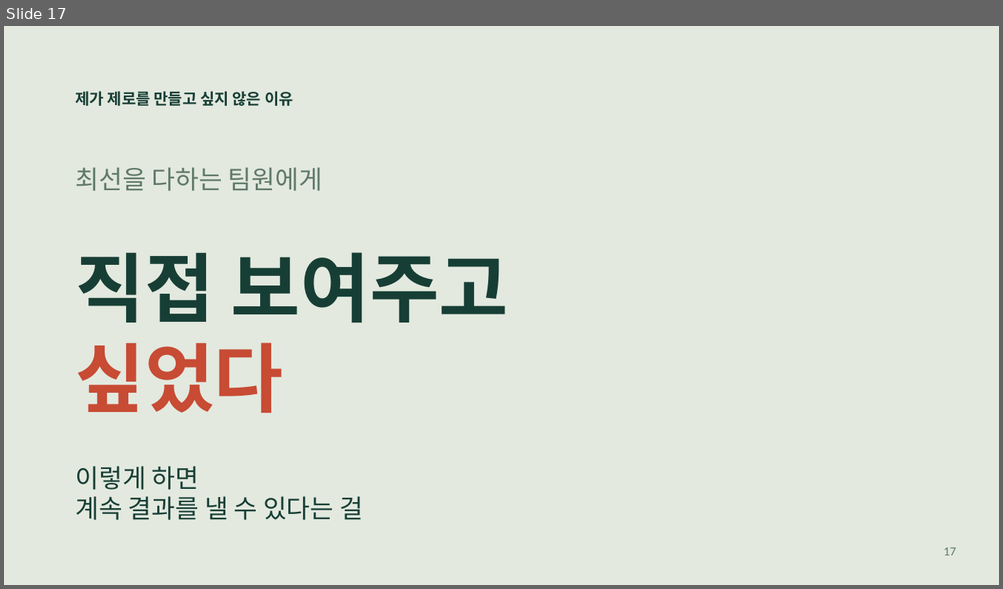
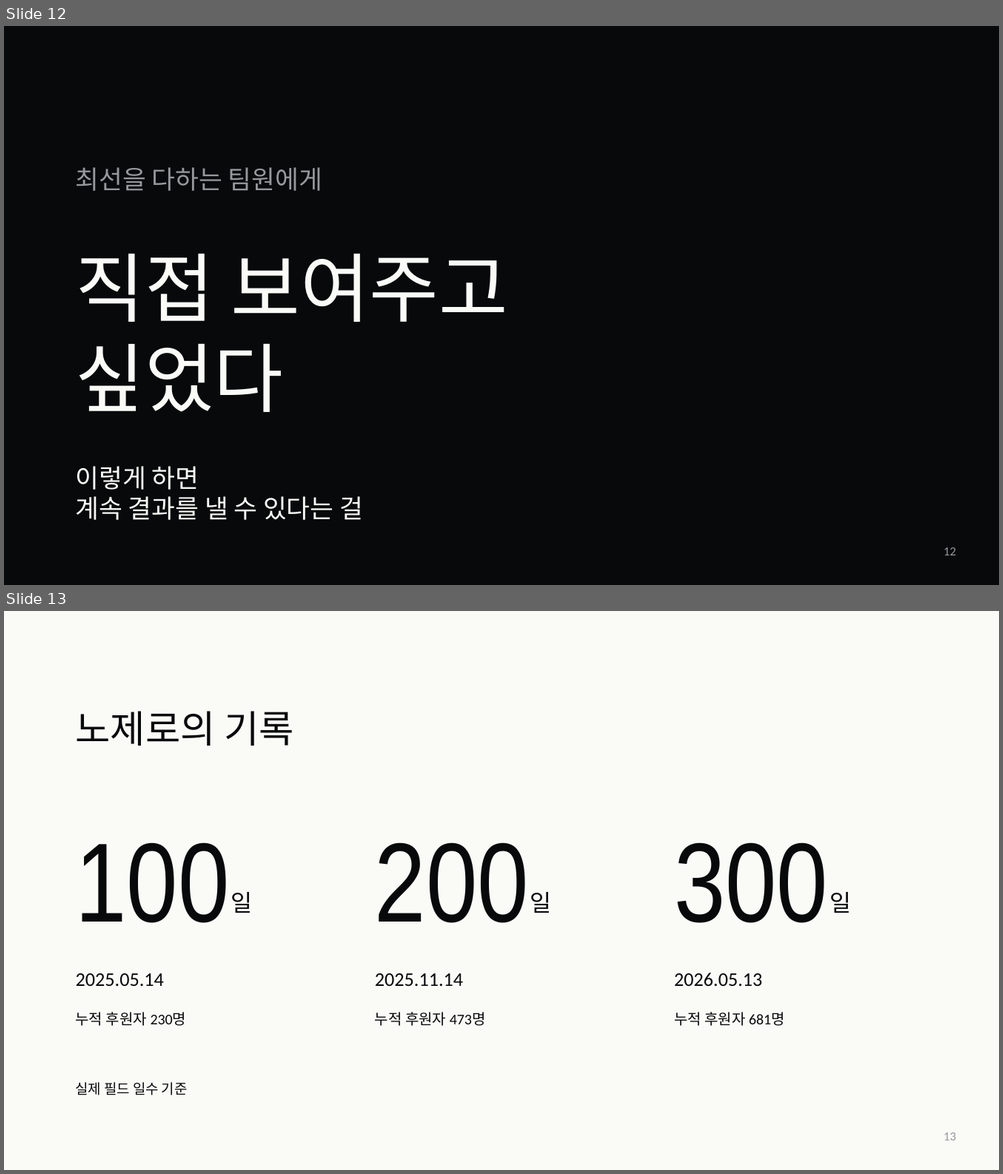
Before and after one commit to jaeyoung5178-bot/Presence, a slide deck: education/mentality/nozero400/NoZero-400Days.pptx. Shown one above the other, each under a label of ours: slide 17 before the commit, slides 12 and 13 after it. The pictures are 1003x589 and 1003x1174 pixels, drawn with LibreOffice and Linux fonts; fonts in the diff are those of the drawing. Boxes give left, top, right and bottom in pixels: in the first picture for what was removed or moved away, otherwise in the second. Text is boxed around its words. In the diff, an @@ line names an element or a change of style, - is before the commit and + after.

```diff
--- a/education/mentality/nozero400/NoZero-400Days.pptx
+++ b/education/mentality/nozero400/NoZero-400Days.pptx
@@ slide 13 added at (x1=4, y1=611, x2=999, y2=1170), background #FAFAF7 @@
@@ text added at (x1=76, y1=711, x2=294, y2=746), 36.8 pt, text #08090B @@
+노제로의 기록
@@ text added at (x1=76, y1=843, x2=230, y2=923), 108.8 pt, text #08090B @@
+100
@@ text added at (x1=375, y1=843, x2=529, y2=923), 108.8 pt, text #08090B @@
+200
@@ text added at (x1=674, y1=843, x2=828, y2=923), 108.8 pt, text #08090B @@
+300
@@ text added at (x1=231, y1=892, x2=253, y2=913), 22.5 pt, text #08090B @@
+일
@@ text added at (x1=530, y1=892, x2=552, y2=913), 22.5 pt, text #08090B @@
+일
@@ text added at (x1=829, y1=892, x2=851, y2=913), 22.5 pt, text #08090B @@
+일
@@ text added at (x1=76, y1=974, x2=164, y2=986), 18.8 pt, text #08090B @@
+2025.05.14
@@ text added at (x1=375, y1=974, x2=463, y2=986), 18.8 pt, text #08090B @@
+2025.11.14
@@ text added at (x1=674, y1=973, x2=762, y2=986), 18.8 pt, text #08090B @@
+2026.05.13
@@ text added at (x1=76, y1=1012, x2=187, y2=1026), 14.2 pt, text #08090B @@
+누적 후원자 230명
@@ text added at (x1=375, y1=1012, x2=486, y2=1026), 14.2 pt, text #08090B @@
+누적 후원자 473명
@@ text added at (x1=674, y1=1012, x2=785, y2=1026), 14.2 pt, text #08090B @@
+누적 후원자 681명
@@ text added at (x1=76, y1=1082, x2=188, y2=1096), 13.5 pt, text #08090B @@
+실제 필드 일수 기준
@@ text added at (x1=943, y1=1133, x2=956, y2=1141), 12 pt, text #96989B @@
+13
@@ what was slide 17 is now slide 12 @@
@@ slide 12 changed as well @@
@@ background #E3E9DF to #08090B @@
@@ text removed at (x1=76, y1=91, x2=293, y2=106) @@
-제가 제로를 만들고 싶지 않은 이유
@@ text "최선을 다하는 팀원에게" at (x1=76, y1=167, x2=322, y2=191): text colour #607969 to #96989B @@
@@ text "직접 보여주고" at (x1=76, y1=253, x2=509, y2=412): text colour #173E35 to #FAFAF7 in "직접 보여주고"; bold off; text colour #C84B34 to #FAFAF7 in "싶었다" @@
@@ text "이렇게 하면" at (x1=76, y1=466, x2=363, y2=520): text colour #173E35 to #FAFAF7 @@
@@ text at (x1=943, y1=548, x2=956, y2=556): text changed; text colour #607969 to #96989B @@
-17
+12
```
Also in this commit, not shown: 6 other slides changed, 27 other slides added, 12 slides removed, 26 other files.
